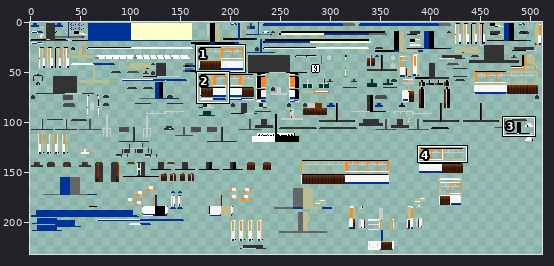
A sprite sheet gets an edit: src/main/resources/assets/tc/textures/trains/Duewag_GT6ER_White.png. The picture above shows the old version from afar; the outline marks the close-up.
Close-up. First the earlier version:
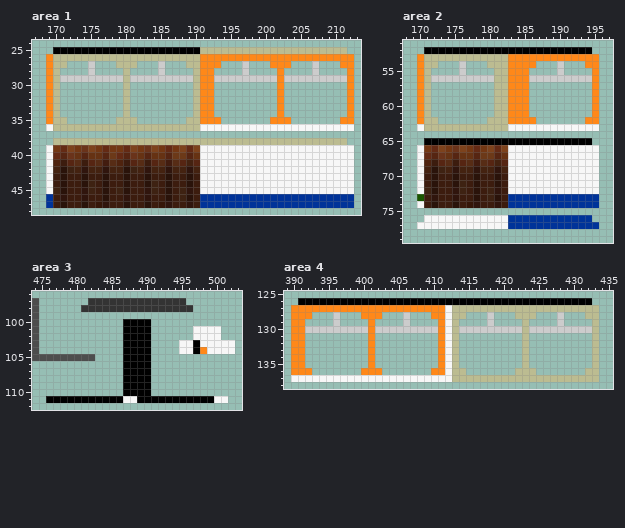
The file is 512x256 pixels. Colours within 5 levels of each other are drawn and written as one. Shown: area 1: x 167..213, y 24..48; area 2: x 168..197, y 51..79; area 3: x 474..503, y 96..112; area 4: x 389..435, y 125..138. The wide view leaves out empty margins. The commit also changed other parts of the picture, which this record leaves out.
Now the later version:
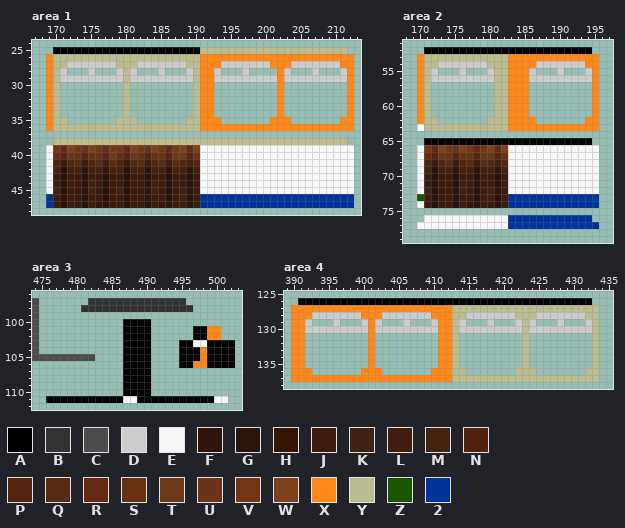
Palette (. is transparent): A #000000  B #333333  C #4d4d4d  D #cccccc  E #f7f7f7  F #30150d  G #2a130a  H #361608  J #3c1c0e  K #3e2212  L #421c0f  M #442210  N #4f230e  P #562512  Q #572c15  R #642a14  S #663213  T #6c3918  U #6a331a  V #733713  W #7d421c  X #ff8819  Y #bcbc91  Z #1a5600  2 #003399
What changed:
Changed rows in their new state; - is an unchanged pixel.
Area 1:
first column x 171:
27 -DDD-DDD---DDD-DDD-----DDD-DDD---DDD-DDD-
28 D-------D-D-------D---D---------D-------D
first column x 169:
36 X---------------------XXXXXXXXXXXXXXXXXXXXXX
Area 2:
first column x 172:
54 -DDD-DDD-------DDD-DDD-
55 D-------D-----D-------D
first column x 183:
63 XXXXXXXXXXXXX
Area 3:
first column x 495:
101 --AAXX--
102 --AAXX--
103 AAE-AAAA
104 AA--AAAA
105 AAAXAAAA
106 AAXXAAAA
Area 4:
first column x 390:
127 ----------------------X--------------------
128 ---DDD-DDD---DDD-DDD--X--DDD-DDD---DDD-DDD-
129 --D-------D-D-------D-X-D-------D-D-------D
130 ----------------------X--------------------
131 ----------------------X--------------------
132 ----------------------X--------------------
133 ----------------------X--------------------
134 ----------------------X--------------------
135 ----------------------X--------------------
136 ----------------------X--------------------
137 XXXXXXXXXXXXXXXXXXXXXXX--------------------
Changed places in both close-ups, as pixel boxes (x1, y1, x2, y2):
added: (60, 61, 347, 75)
changed: (46, 124, 53, 131)
changed: (200, 124, 354, 131)
added: (431, 61, 494, 75)
added: (529, 61, 592, 75)
changed: (508, 124, 599, 131)
changed: (179, 326, 235, 368)
changed: (291, 305, 592, 382)
